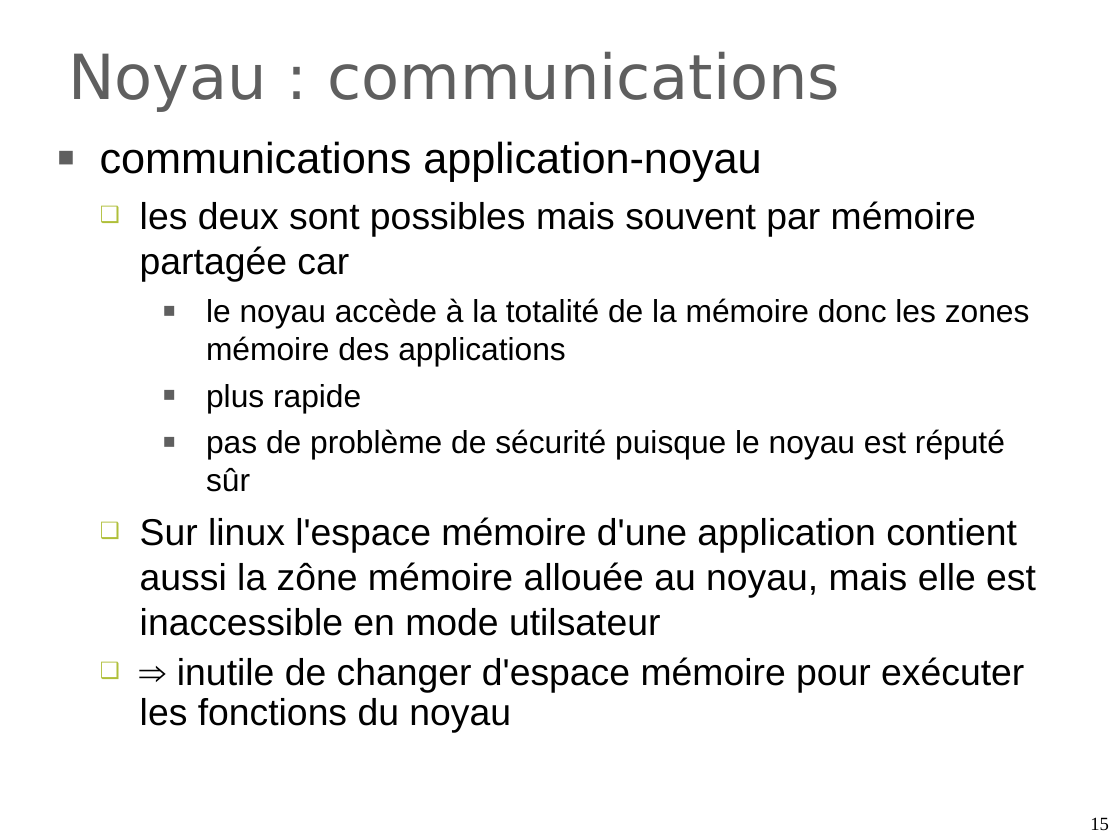
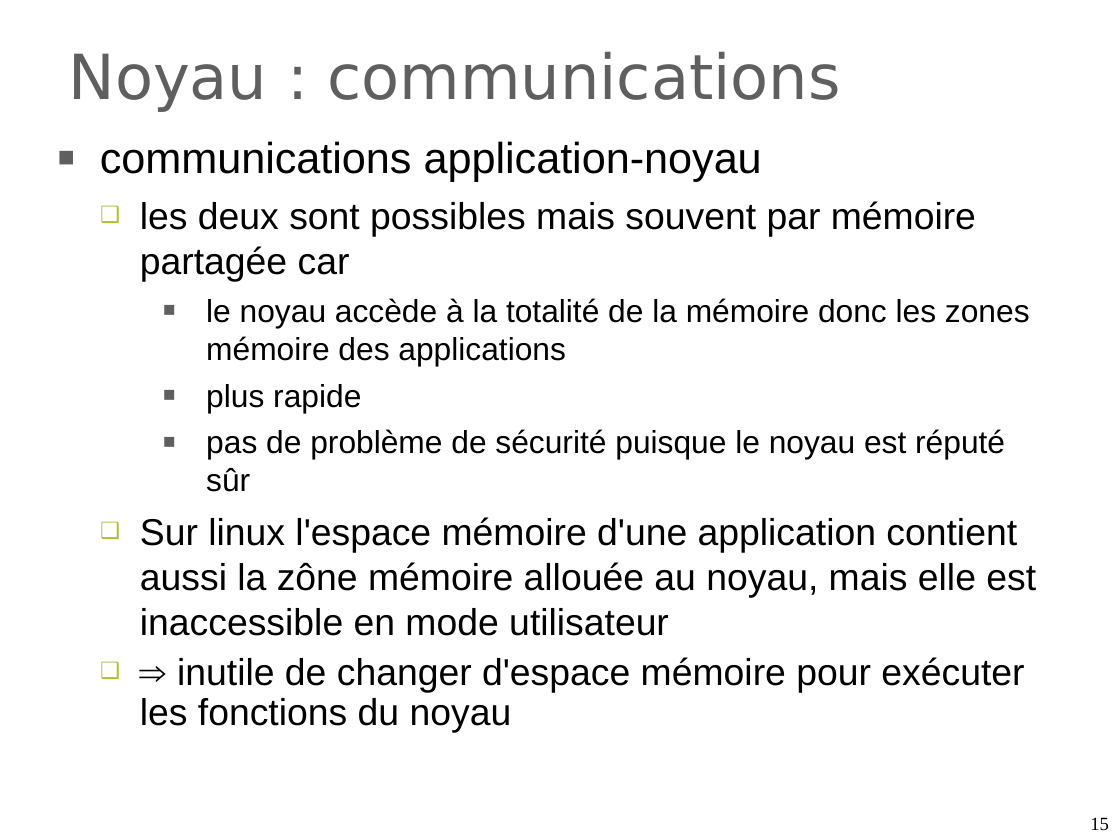
Before and after one commit to duanegris/texts, a slide deck: slide 15 of isi1/slides/5_structures_SE.ppt. Drawn at 1120x840 pixels with LibreOffice and Linux fonts; fonts in the diff are those of the drawing; background and template pictures are left out. Boxes give left, top, right and bottom in pixels: in the first picture for what was removed or moved away, otherwise in the second. Text is boxed around its words. In the diff, an @@ line names an element or a change of style, - is before the commit and + after.

```diff
--- a/isi1/slides/5_structures_SE.ppt
+++ b/isi1/slides/5_structures_SE.ppt
@@ text at (x1=140, y1=517, x2=1036, y2=636): text changed @@
-  ❑ Sur linux l'espace mémoire d'une application contient aussi la zône mémoire allouée au noyau, mais elle est inaccessible en mode utilsateur
+  ❑ Sur linux l'espace mémoire d'une application contient aussi la zône mémoire allouée au noyau, mais elle est inaccessible en mode utilisateur
```
Also in this commit, not shown: 6 other slides changed, 1 other file.
